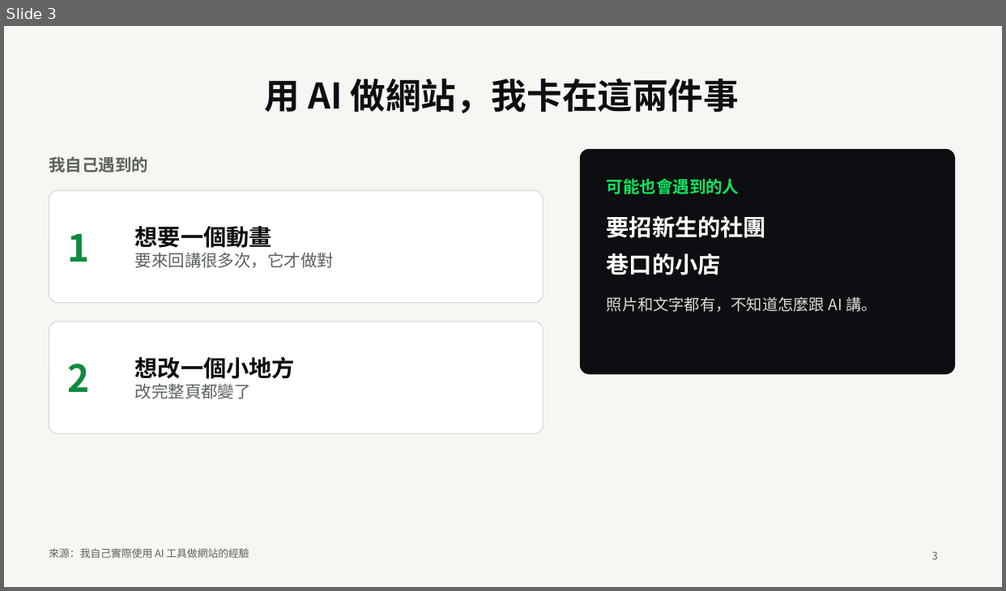
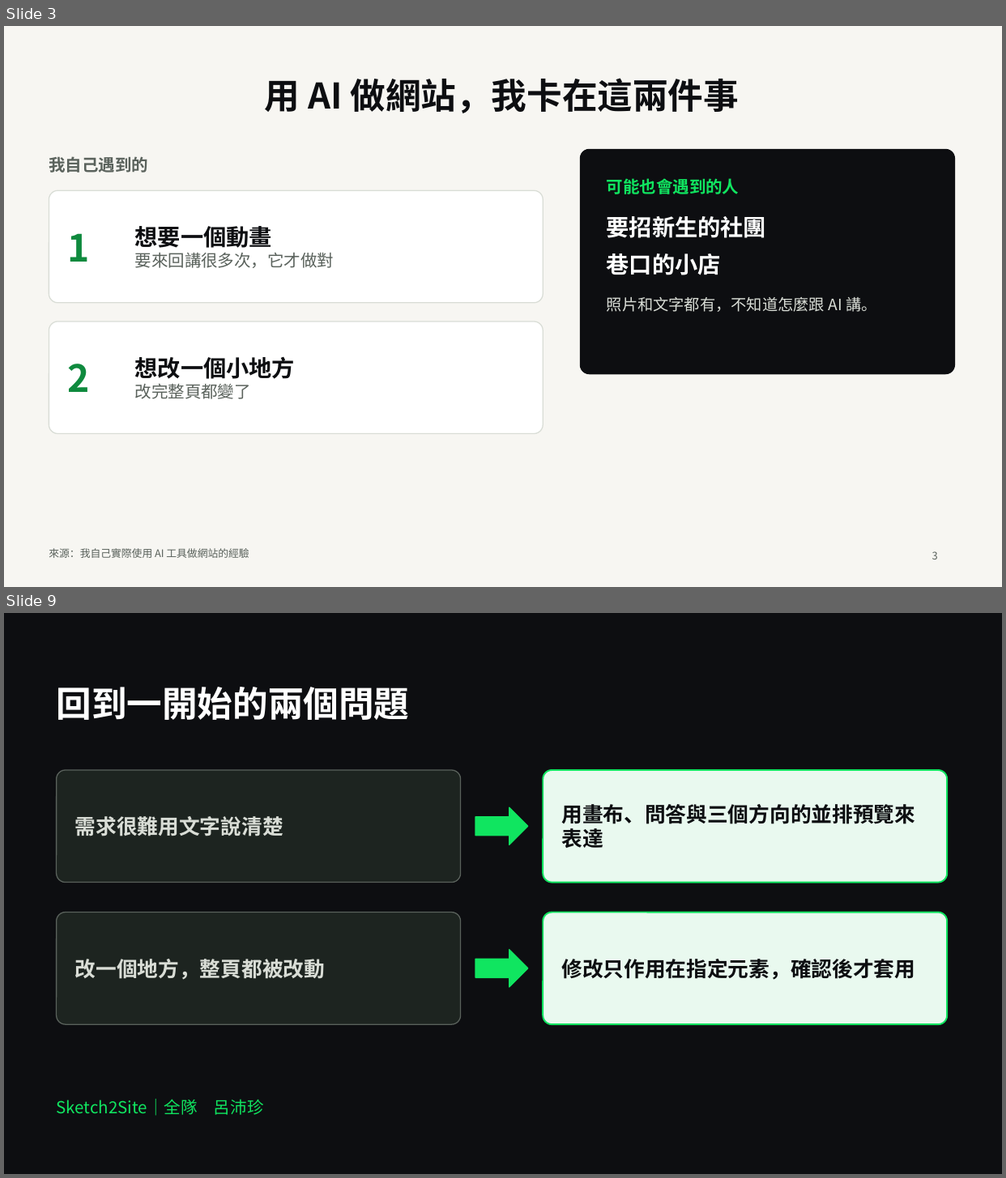
Before and after one commit to ChewyChloe/Sketch2Site, a slide deck: docs/demo-day/Sketch2Site-DemoDay-v1.pptx. Shown one above the other, each under a label of ours: slide 3 before the commit, slides 3 and 9 after it; the slides between them are not shown. The pictures are 1006x591 and 1006x1178 pixels, drawn with LibreOffice and Linux fonts; fonts in the diff are those of the drawing. Boxes give left, top, right and bottom in pixels: in the first picture for what was removed or moved away, otherwise in the second. Text is boxed around its words. In the diff, an @@ line names an element or a change of style, - is before the commit and + after.

```diff
--- a/docs/demo-day/Sketch2Site-DemoDay-v1.pptx
+++ b/docs/demo-day/Sketch2Site-DemoDay-v1.pptx
@@ slide 9 added at bbox=[4, 613, 1002, 1174], background #0D0E11 @@
@@ text added at bbox=[57, 687, 410, 720], 34 pt, text #FFFFFF, bold @@
+回到一開始的兩個問題
@@ rounded rectangle added at bbox=[57, 770, 461, 883], fill #1D2420, outline #5A625C 1 pt @@
@@ rounded rectangle added at bbox=[543, 770, 948, 883], fill #E9F9EF, outline #10E560 1.5 pt @@
@@ text added at bbox=[561, 804, 915, 848], 20 pt, text #0D0E11, bold @@
+用畫布、問答與三個方向的並排預覽來表達
@@ text added at bbox=[75, 816, 283, 837], 20 pt, text #D9DDD6, bold @@
+需求很難用文字說清楚
@@ right arrow added at bbox=[475, 807, 528, 845], fill #10E560, outline #10E560 1 pt @@
@@ rounded rectangle added at bbox=[57, 913, 461, 1024], fill #1D2420, outline #5A625C 1 pt @@
@@ rounded rectangle added at bbox=[543, 913, 948, 1024], fill #E9F9EF, outline #10E560 1.5 pt @@
@@ right arrow added at bbox=[475, 950, 528, 987], fill #10E560, outline #10E560 1 pt @@
@@ text added at bbox=[75, 959, 325, 980], 20 pt, text #D9DDD6, bold @@
+改一個地方，整頁都被改動
@@ text added at bbox=[561, 959, 915, 980], 20 pt, text #0D0E11, bold @@
+修改只作用在指定元素，確認後才套用
@@ text added at bbox=[57, 1099, 264, 1116], 16 pt, text #10E560 @@
+Sketch2Site｜全隊 呂沛珍
```
Also in this commit, not shown: 4 slides changed, 1 other slide added, 2 slides removed, 8 other files.
